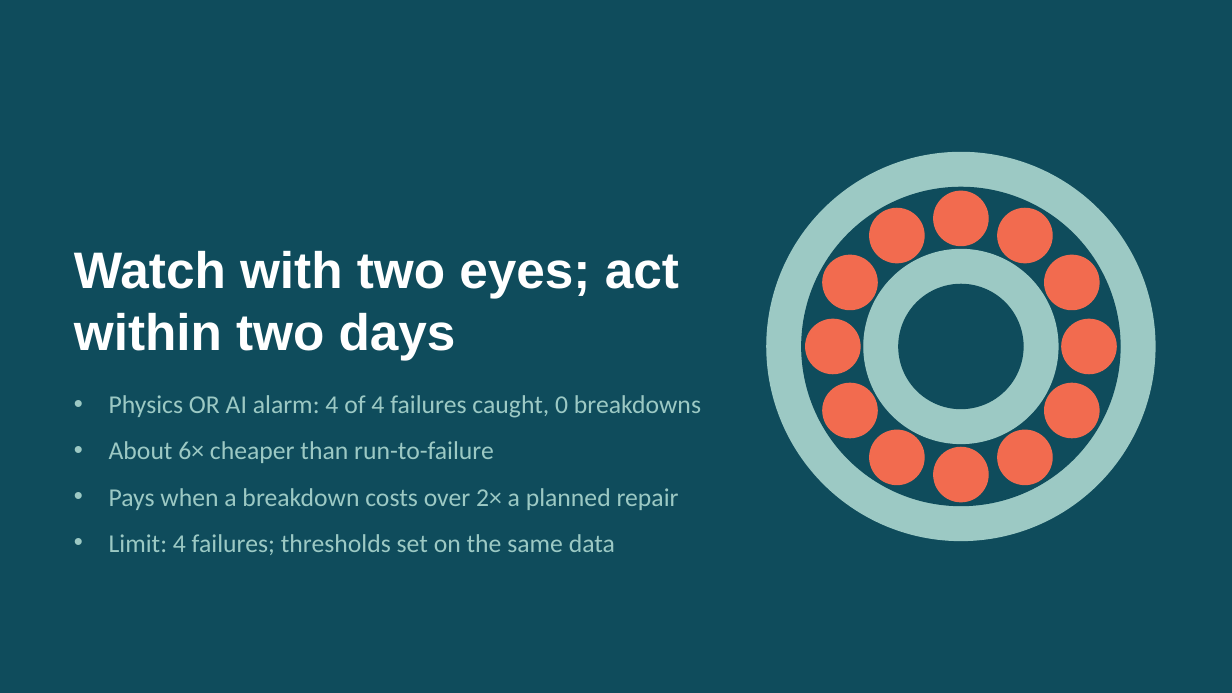
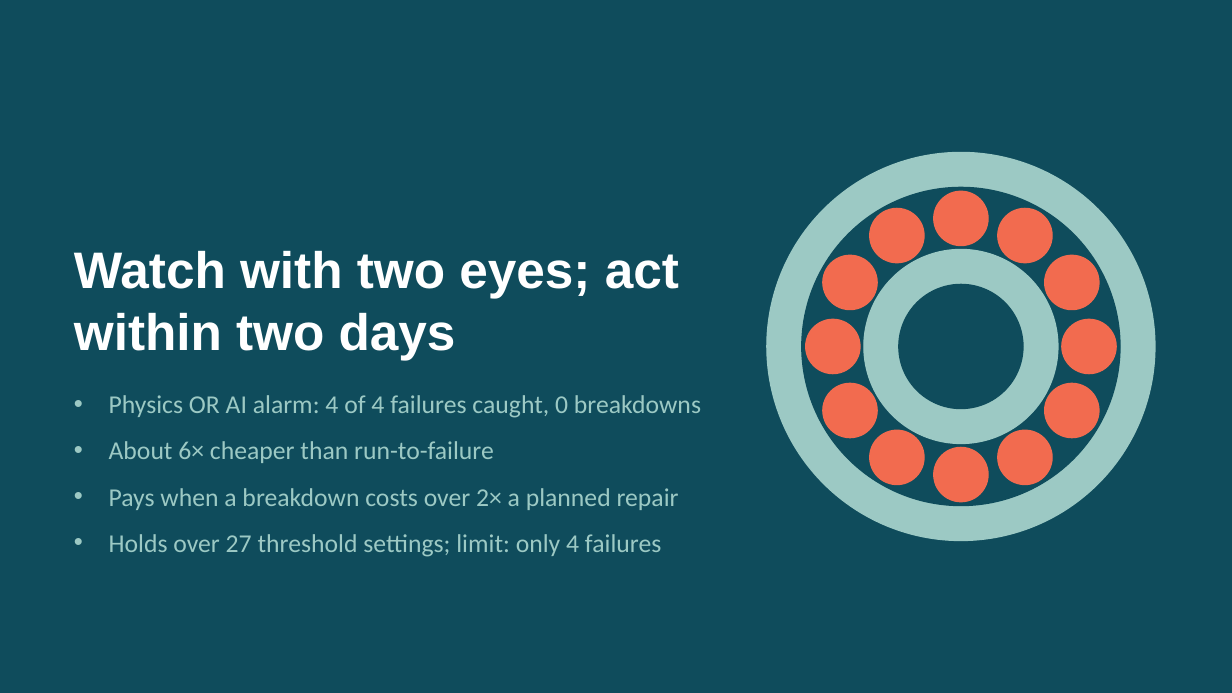
Before and after one commit to Adrian-Jotham/AISmartFactory, a slide deck: slide 11 of predictive_maintenance_part2.pptx (slide 10 before the commit). Drawn at 1232x693 pixels with LibreOffice and Linux fonts; fonts in the diff are those of the drawing. Boxes give left, top, right and bottom in pixels: in the first picture for what was removed or moved away, otherwise in the second. Text is boxed around its words. In the diff, an @@ line names an element or a change of style, - is before the commit and + after.

```diff
--- a/predictive_maintenance_part2.pptx
+++ b/predictive_maintenance_part2.pptx
@@ text at [109,534,661,557]: text changed @@
-• Limit: 4 failures; thresholds set on the same data
+• Holds over 27 threshold settings; limit: only 4 failures
```
Also in this commit, not shown: 2 other slides changed, 1 slide added, 6 other files.
